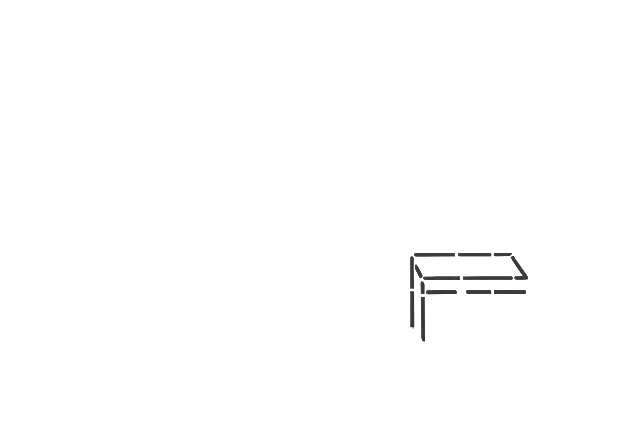
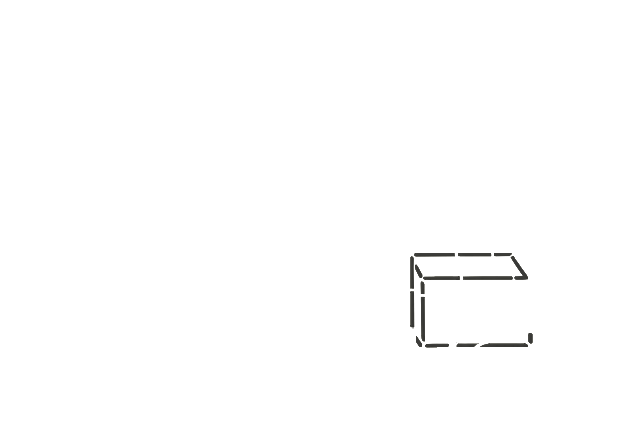
Layer changes from the first 620 x 444 image to the second:
hid "RightDesk" over [416, 290, 528, 345]
showed "RightFurniture", painted on it over [416, 290, 533, 348]
